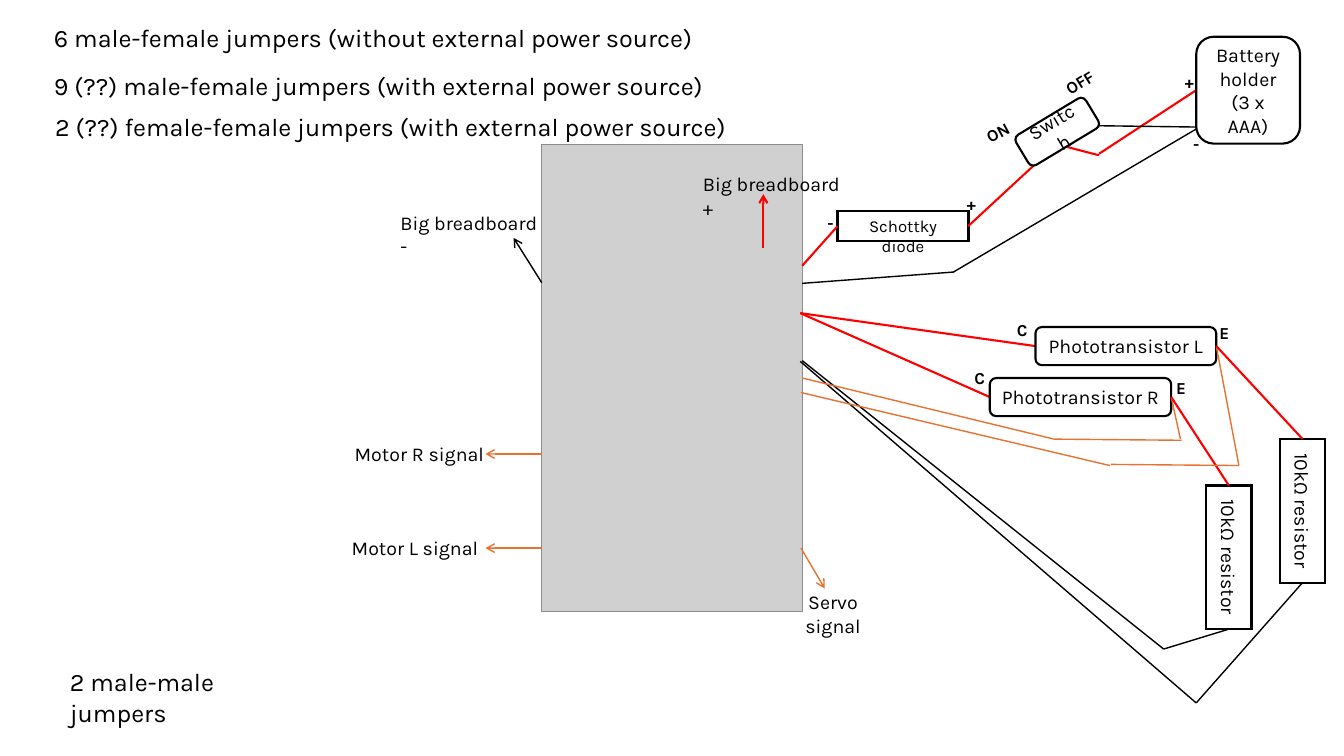
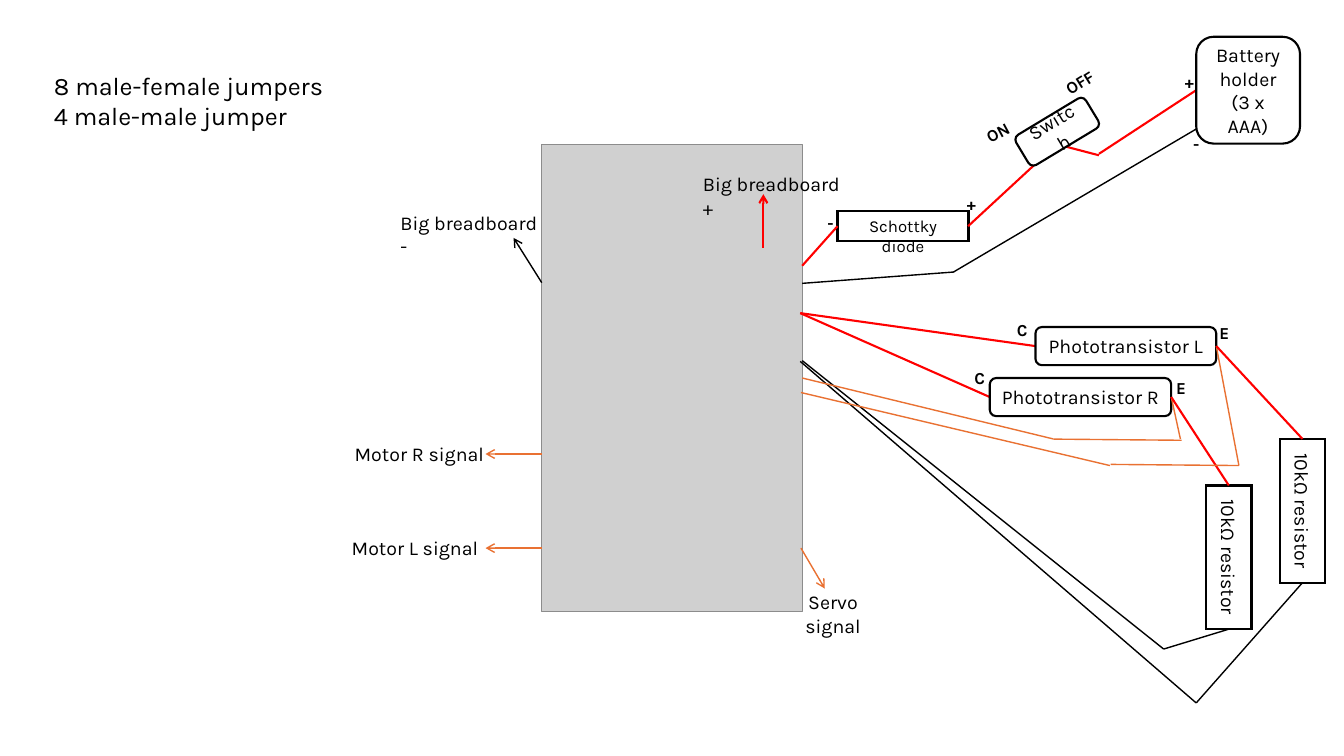
Before and after one commit to e-l-i-s-a-1/Principles-of-Digital-Fabrication-Group-23, a slide deck: slide 1 of pico/dev/schematic.pptx. Drawn at 1344x756 pixels with LibreOffice and Linux fonts; fonts in the diff are those of the drawing; grey boxes stand for pictures. Boxes give left, top, right and bottom in pixels: in the first picture for what was removed or moved away, otherwise in the second. Text is boxed around its words. In the diff, an @@ line names an element or a change of style, - is before the commit and + after.

```diff
--- a/pico/dev/schematic.pptx
+++ b/pico/dev/schematic.pptx
@@ text removed at (54, 29, 692, 53) @@
-6 male-female jumpers (without external power source)
@@ text at (54, 77, 323, 131): text changed @@
-9 (??) male-female jumpers (with external power source)
+8 male-female jumpers
+4 male-male jumper
@@ text removed at (55, 118, 725, 142) @@
-2 (??) female-female jumpers (with external power source)
@@ line removed from (1098, 126) to (1197, 127) @@
@@ text removed at (70, 673, 214, 728) @@
-2 male-male jumpers
```
Also in this commit, not shown: 2 slides added, 3 other files.
